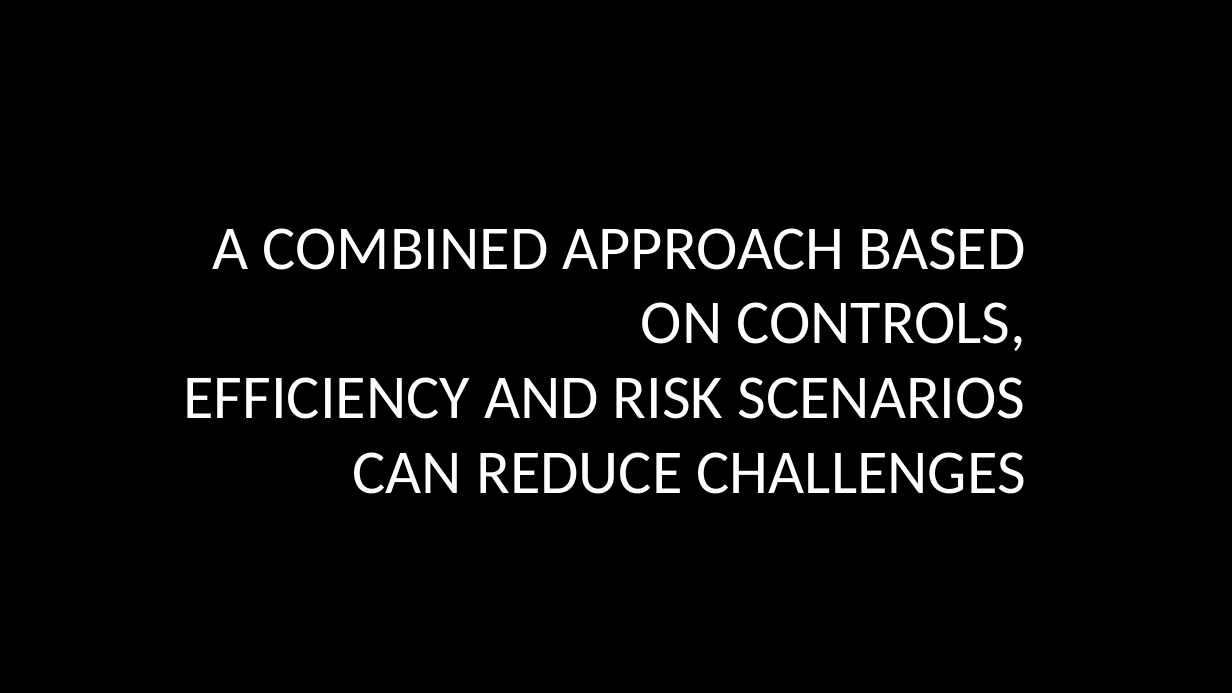
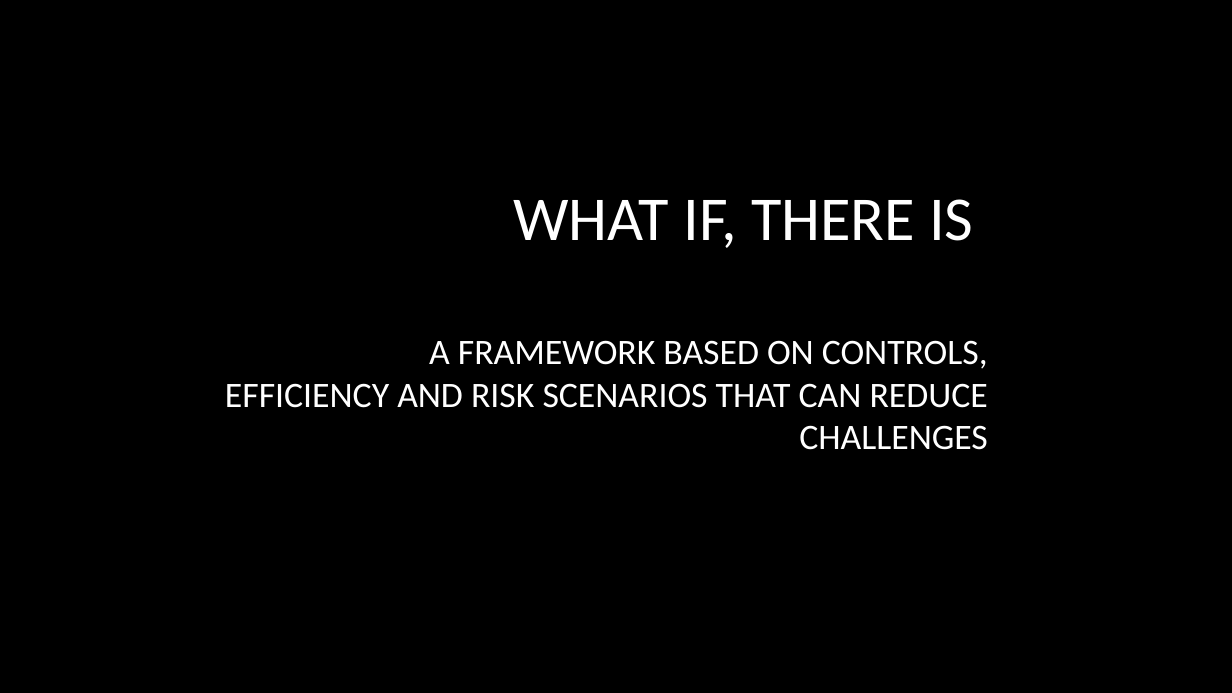
Before and after one commit to misge-dotcom/LSZ_2025, a slide deck: slide 4 of Cyber Risk from Theory to Practice LSZ2025.pptx. Drawn at 1232x693 pixels with LibreOffice and Linux fonts; fonts in the diff are those of the drawing; background and template pictures are left out. Boxes give left, top, right and bottom in pixels: in the first picture for what was removed or moved away, otherwise in the second. Text is boxed around its words. In the diff, an @@ line names an element or a change of style, - is before the commit and + after.

```diff
--- a/Cyber Risk from Theory to Practice LSZ2025.pptx
+++ b/Cyber Risk from Theory to Practice LSZ2025.pptx
@@ title at (225,199,988,450): text changed; size 48.6 to 27.9 pt @@
-A COMBINED APPROACH BASED ON CONTROLS,
-EFFICIENCY AND RISK SCENARIOS CAN REDUCE CHALLENGES
+WHAT IF, THERE IS
+A FRAMEWORK BASED ON CONTROLS,
+EFFICIENCY AND RISK SCENARIOS THAT CAN REDUCE CHALLENGES
```
Also in this commit, not shown: 2 other slides changed.
